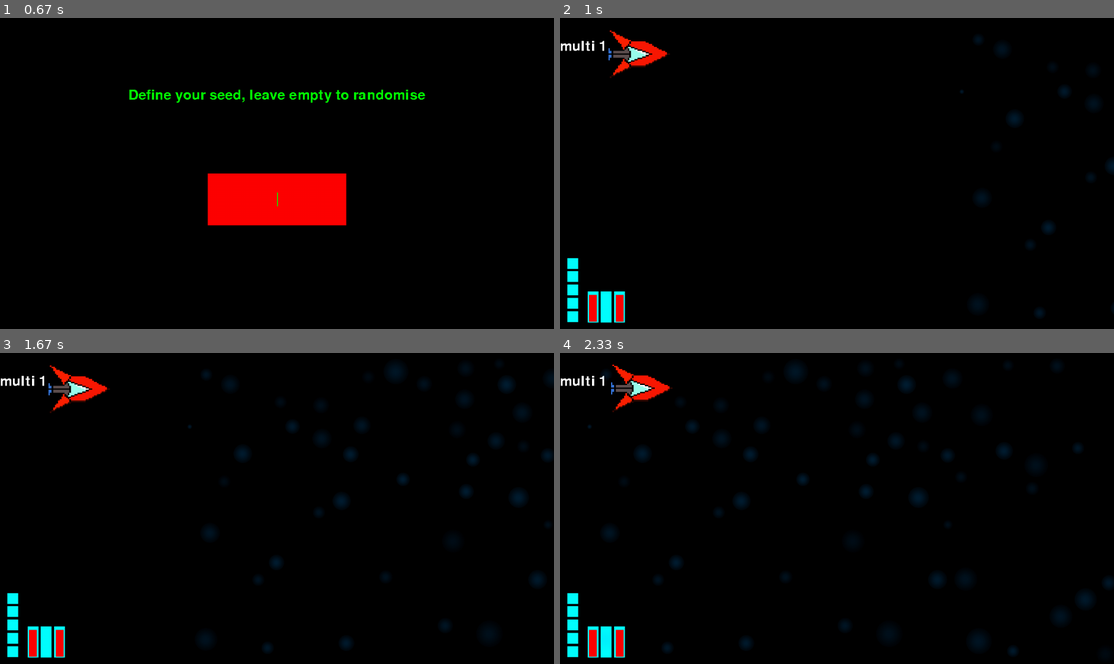
Above: before the commit, frames 1-4 (two rows, left to right).
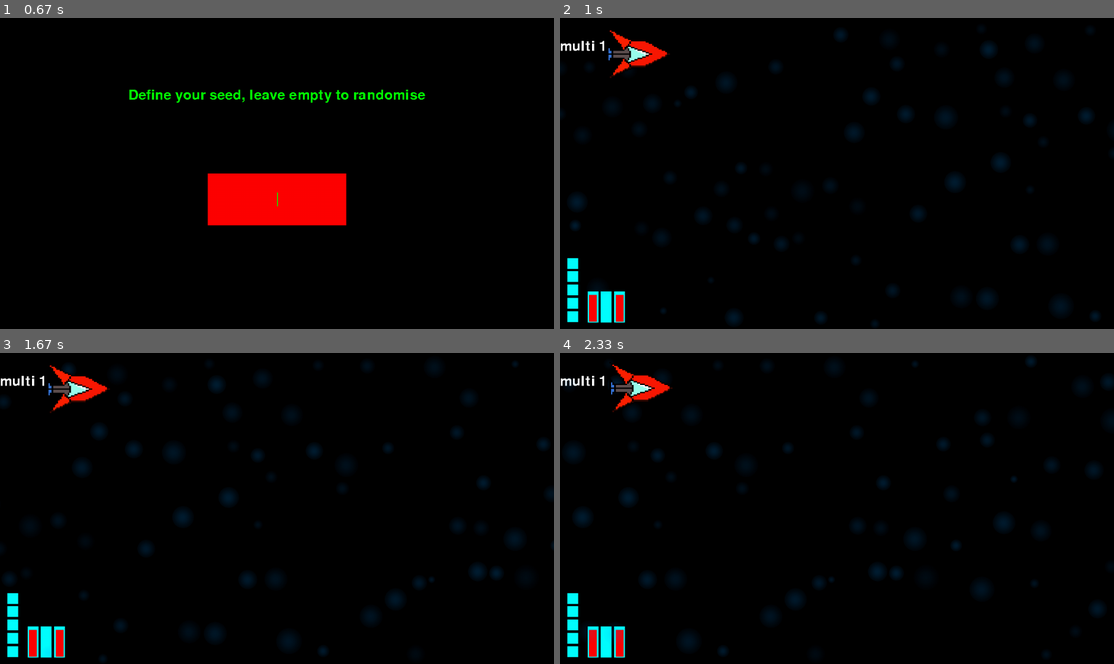
Above: after the commit, the same moments.

Repository: Ar-e-k/space-game
Game: pygame game, started from main.py
Same seed, same stepped clock (60 frames per second), same inputs: the game is played once before the commit and once after it.
Inputs (mouse positions are in pixels of both pictures, inside the frame that each line leads up to):
- Up to frame 1 (0.67 s): click (155, 52) at 0.38 s
- Up to frame 2 (1 s): tap Enter at 0.67 s
- Up to frame 3 (1.67 s): tap K at 1 s; hold D from 1.33 s (still down); hold Right from 1.33 s (still down); tap Space at 1.4 s
- Up to frame 4 (2.33 s): tap Space at 1.7, 1.95, 2.28 s; release D at 1.8 s; release Right at 1.8 s; hold W 1.88-2.18 s; hold Up 1.88-2.18 s; tap J at 2.03 s; hold Right from 2.22 s (still down)

Frame 1 is identical in both runs. In frame 2, 1.9% of the frame differs, in the area x 0-100%, y 3-100%; in frame 3, 2.8%; in frame 4, 3.1%, in the area x 1-100%, y 1-98%.

Commit message:
upload before branching

Diff:
--- a/main.py
+++ b/main.py
@@ -498,6 +498,7 @@
 
     #Main game loop
     def game(self, play):
+        play.start_stars()
         pygame.mouse.set_visible(False)
 
         playing=True #Determines is the game on or not
@@ -740,7 +741,7 @@
         s_fire_check=self.check_fire(s_fire, "S")
 
         self.draw_background(fps)
-        self.add_stars(over)
+        self.add_stars(over=over)
         self.draw_player()
 
         self.iterate_enemies(fire_check, s_fire_check, over)
@@ -845,12 +846,25 @@
             self.end_game()
 
 
-    def add_stars(self, over):
+    def start_stars(self):
+        stats=copy(self.bc)
+        stats=list(stats)
+        max_x=stats[4]
+        cur_x=0
+        speed=stats[1]
+        while cur_x<max_x:
+            self.add_stars(x_cord=cur_x)
+            cur_x+=speed
+
+
+    def add_stars(self, over=0, x_cord=False):
         rem=[]
         if randint(0, 100)>40:
             stats=copy(self.bc)
             stats=list(stats)
             stats[1]+=self.multiplier-1
+            if x_cord:
+                stats[4]=x_cord
             new_bc=sprites.star(stats, self.img)
             for bc in self.all_bc:
                 if bc.return_box().colliderect(new_bc.return_box()):
@@ -860,6 +874,9 @@
             else:
                 self.all_bc.append(new_bc)
 
+        if x_cord:
+            return None
+
         for pos, bc in enumerate(self.all_bc):
             bc.change_speed(over)
             bc.move()
@@ -1021,7 +1038,11 @@
 
     def draw_enemy(self, box, enemy):
         #pygame.draw.rect(self._screen, [255,255,255], box)
-        self._screen.blit(enemy.img, enemy.cords)
+        try:
+            self._screen.blit(enemy.img, enemy.cords)
+        except AttributeError:
+            print(self._screen)
+            print(type(self._screen))
         health=enemy.speed
         cords=enemy.cords
         #self.get_text(str(str(health)), cords, [255,255,255])
Not shown, changed: Scores/saves.scores
